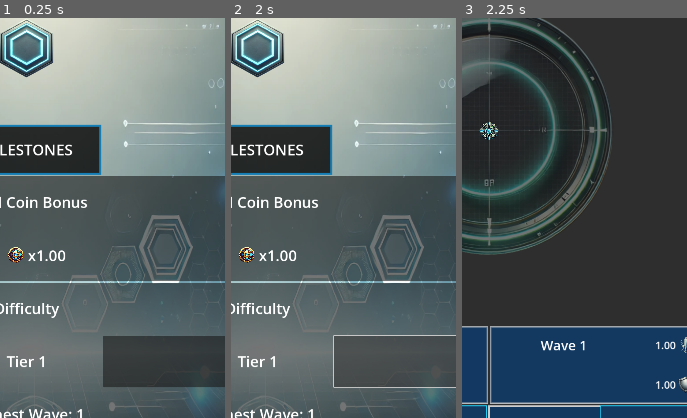
Above: before the commit, frames 1-3 (left to right).
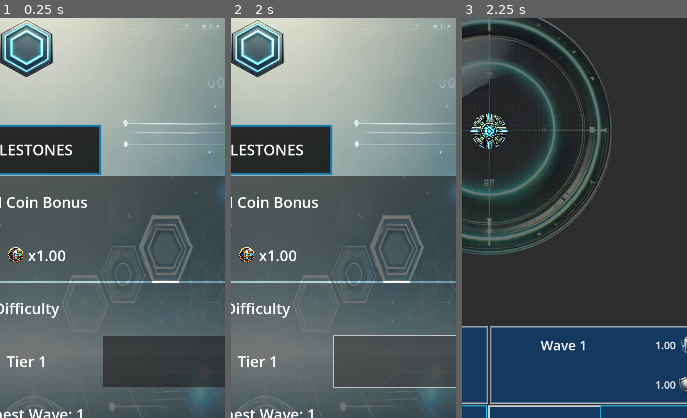
Above: after the commit, the same moments.

Repository: ascyrax/circle-defence
Game: Godot game, scene res://main.tscn
Same seed, same stepped clock (60 frames per second), same inputs: the game is played once before the commit and once after it.
Inputs (mouse positions are % of the whole screen's width and height, from its top left):
- Up to frame 1 (0.25 s): no input
- Up to frame 2 (2 s): click (17, 65) at 0.5 s; click (83, 65) at 1.25 s
- Up to frame 3 (2.25 s): click "BATTLE" at 2 s
The pictures show only the part of the screen within x 44-94%, y 22-72%; the shares and areas given below are measured in that part.

Frames 1-2 are identical in both runs. In frame 3, 0.9% of the frame differs, in the area x 3-21%, y 23-33%.

Commit message:
shooter sprite is 100px w&h. collsionShape2D is 100px diameter

Diff:
--- a/bullet.gd
+++ b/bullet.gd
@@ -26,7 +26,7 @@
 	rotation = PI/2 # now the bullet is aligned along the +ve x-axis
 	rotation += direction.angle()
 
-func set_target_enemy(enemy: Area2D):
+func set_target_enemy(enemy: ):
 	targetEnemey = enemy
 	_set_direction((enemy.global_position - global_position).normalized())
 	_set_rotation()
--- a/gamePlay.gd
+++ b/gamePlay.gd
@@ -36,8 +36,10 @@
 	shooterGlobalPosition = shooter.global_position
 
 	# adjust shooter sprite size
-	var shooterSprite = $"Panel/VBoxContainer/GamePlayNode/Shooter/Sprite2D" as Sprite2D
-	shooterSprite.scale = Vector2(0.1, 0.1)
+	var shooterSprite = $"Panel/VBoxContainer/GamePlayNode/Shooter/Shooter/Sprite2D" as Sprite2D
+	# shooterSprite has a width = height = around 500px
+	# we want it to be 100px wide
+	shooterSprite.scale = Vector2(0.2, 0.2)
 	shooterSpriteSize = shooterSprite.texture.get_size() * shooterSprite.scale
 
 func _set_shooter_range_scale():
--- a/shooter.tscn
+++ b/shooter.tscn
@@ -1,8 +1,11 @@
-[gd_scene load_steps=5 format=3 uid="uid://q5m10htms63w"]
+[gd_scene load_steps=6 format=3 uid="uid://q5m10htms63w"]
 
 [ext_resource type="Script" path="res://shooter.gd" id="1_kjh1t"]
 [ext_resource type="Texture2D" uid="uid://m1s5ocyg0hwr" path="res://art/centralShooterNoBg.png" id="1_swfug"]
 [ext_resource type="Texture2D" uid="uid://b5mxrs4ae0qfy" path="res://art/attackRangeNoBg.png" id="2_kv71a"]
+
+[sub_resource type="CircleShape2D" id="CircleShape2D_7iicy"]
+radius = 50.0
 
 [sub_resource type="CircleShape2D" id="CircleShape2D_ng7lw"]
 radius = 300.0
@@ -10,8 +13,15 @@
 [node name="Shooter" type="Node2D"]
 script = ExtResource("1_kjh1t")
 
-[node name="Sprite2D" type="Sprite2D" parent="."]
+[node name="Shooter" type="Area2D" parent="."]
+
+[node name="Sprite2D" type="Sprite2D" parent="Shooter"]
+scale = Vector2(0.2, 0.2)
 texture = ExtResource("1_swfug")
+
+[node name="CollisionShape2D" type="CollisionShape2D" parent="Shooter"]
+shape = SubResource("CircleShape2D_7iicy")
+debug_color = Color(0.938559, 0.0589012, 0.595772, 0.42)
 
 [node name="Range" type="Area2D" parent="."]
 
